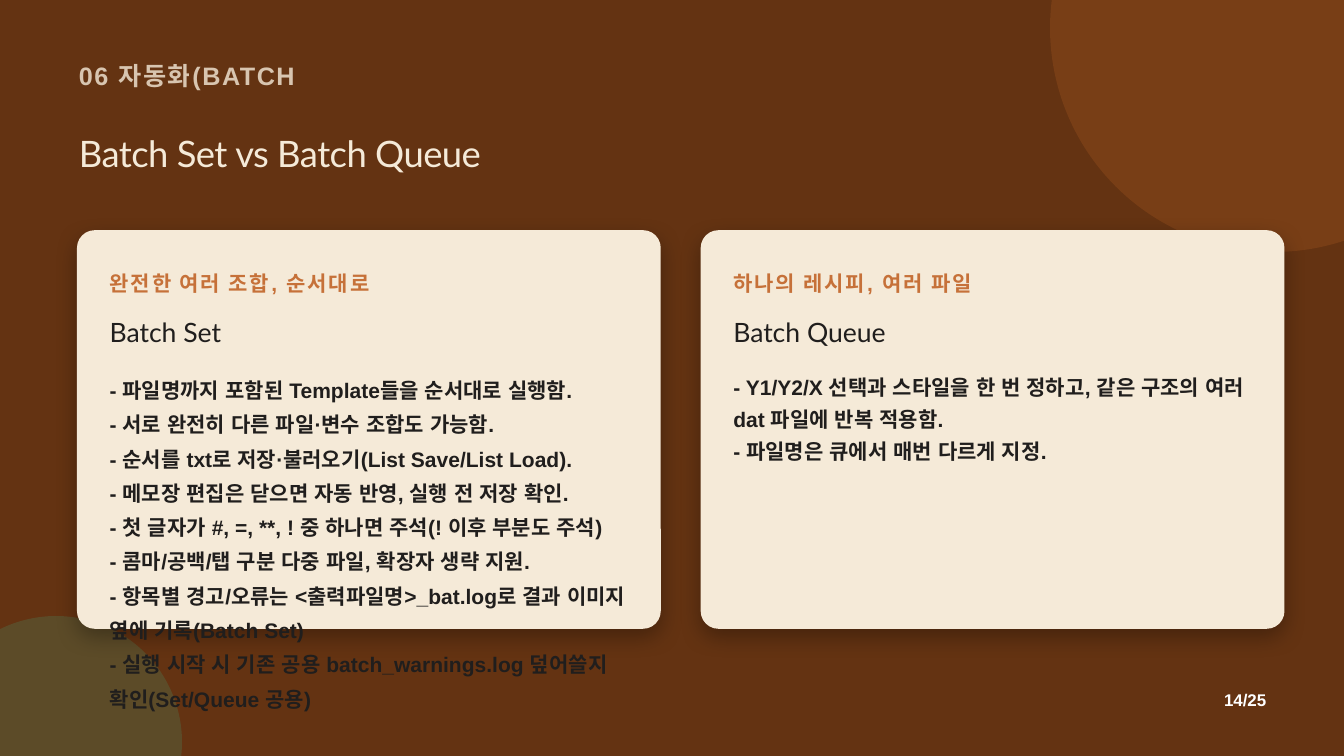
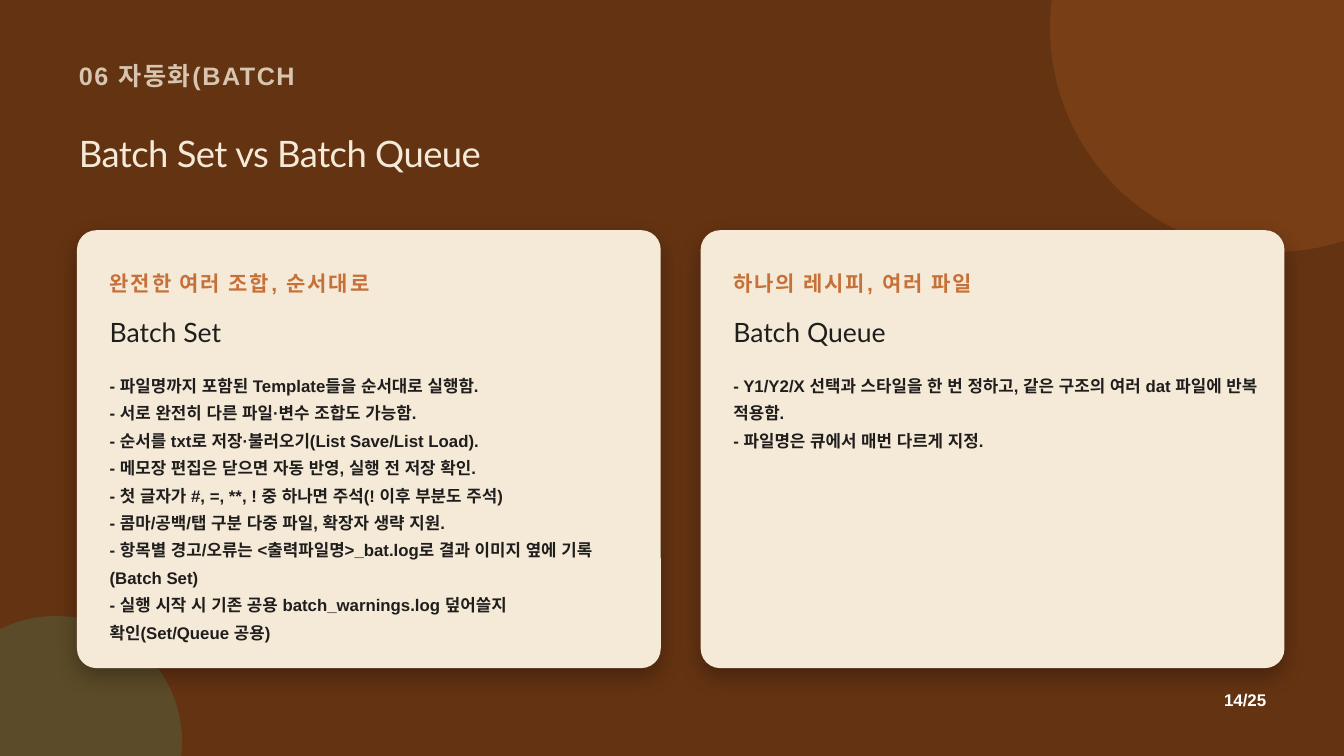
Before and after one commit to CWKIM113/CathPlot_Pub, a slide deck: slide 14 of CathPlot_발표.pptx. Drawn at 1344x756 pixels with LibreOffice and Linux fonts; fonts in the diff are those of the drawing. Boxes give left, top, right and bottom in pixels: in the first picture for what was removed or moved away, otherwise in the second. Text is boxed around its words. In the diff, an @@ line names an element or a change of style, - is before the commit and + after.

```diff
--- a/CathPlot_발표.pptx
+++ b/CathPlot_발표.pptx
@@ rounded rectangle: place and size @@
-rounded rectangle at [77, 230, 661, 629]
+rounded rectangle at [77, 230, 661, 669]
@@ rounded rectangle: place and size @@
-rounded rectangle at [701, 230, 1285, 629]
+rounded rectangle at [701, 230, 1285, 669]
@@ text "- 파일명까지 포함된 Template들을 순서대로 ..." at [110, 378, 592, 643]: size 22.5 to 18 pt @@
@@ text "- Y1/Y2/X 선택과 스타일을 한 ..." at [733, 378, 1257, 449]: size 22.5 to 18 pt; line spacing 1.27 to 1.37 @@
```
Also in this commit, not shown: 18 other slides changed, 1 other file.
